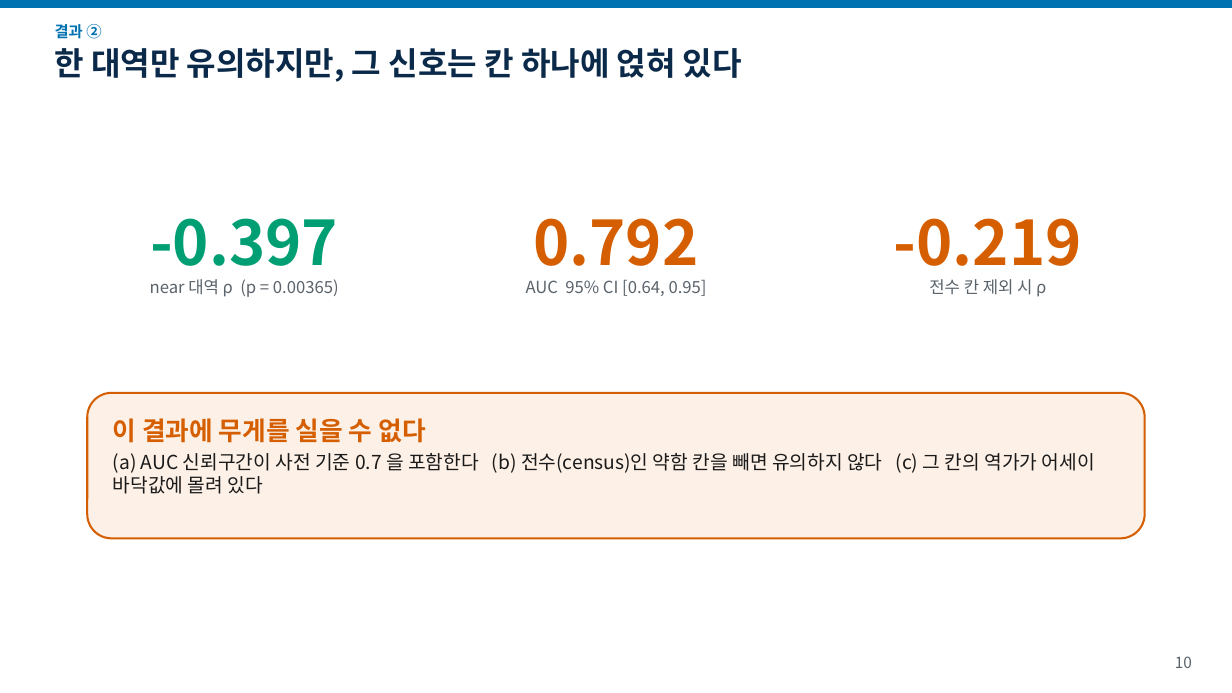
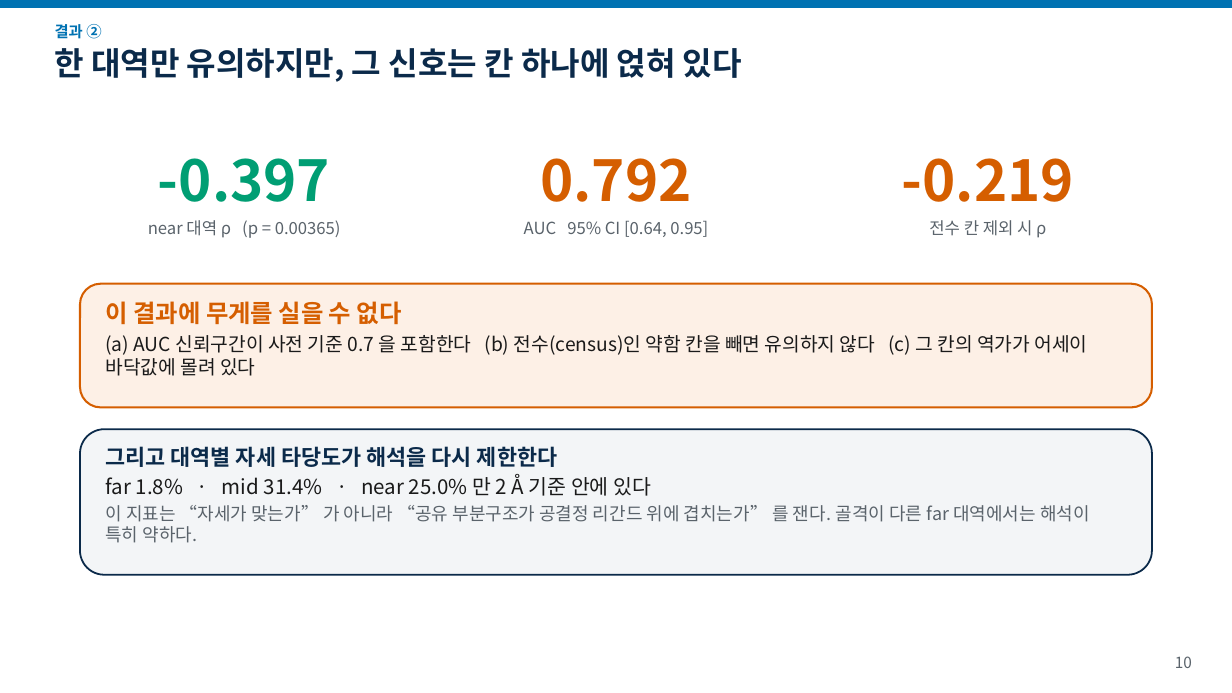
Before and after one commit to fourmodern/2026_aidrugdiscovery, a slide deck: slide 10 of Day06_LLM_Agent/pde5_harness/sample_run/report/docs/talk_16x9.pptx. Drawn at 1232x693 pixels with LibreOffice and Linux fonts; fonts in the diff are those of the drawing. Boxes give left, top, right and bottom in pixels: in the first picture for what was removed or moved away, otherwise in the second. Text is boxed around its words. In the diff, an @@ line names an element or a change of style, - is before the commit and + after.

```diff
--- a/Day06_LLM_Agent/pde5_harness/sample_run/report/docs/talk_16x9.pptx
+++ b/Day06_LLM_Agent/pde5_harness/sample_run/report/docs/talk_16x9.pptx
@@ size 48 to 44 pt in 3 elements at (158, 158, 330, 202), (540, 158, 692, 202), (902, 158, 1074, 202) @@
@@ 6 texts: place and size @@
-6 texts at (150, 218, 1082, 297)
+6 texts at (148, 158, 1074, 238)
@@ rounded rectangle: place and size @@
-rounded rectangle at (87, 393, 1144, 538)
+rounded rectangle at (80, 284, 1153, 408)
@@ text "이 결과에 무게를 실을 수 ...": place and size @@
-text "이 결과에 무게를 실을 수 ..." at (113, 418, 1095, 494)
+text "이 결과에 무게를 실을 수 ..." at (105, 301, 1088, 376)
@@ text at (105, 301, 402, 325): size 20 to 19 pt in "이 결과에 무게를 실을 수 없다" @@
@@ rounded rectangle added at (80, 430, 1153, 575), fill #F3F5F7, outline #0B2A4A 1.4 pt @@
@@ text added at (105, 446, 1090, 543), 14 pt, text #5A636B @@
+그리고 대역별 자세 타당도가 해석을 다시 제한한다
+far 1.8% · mid 31.4% · near 25.0% 만 2 Å 기준 안에 있다
+이 지표는 “자세가 맞는가” 가 아니라 “공유 부분구조가 공결정 리간드 위에 겹치는가” 를 잰다. 골격이 다른 far 대역에서는 해석이 특히 약하다.
```
Also in this commit, not shown: 7 other slides changed, 4 slides added, 4 slides removed, 25 other files.
